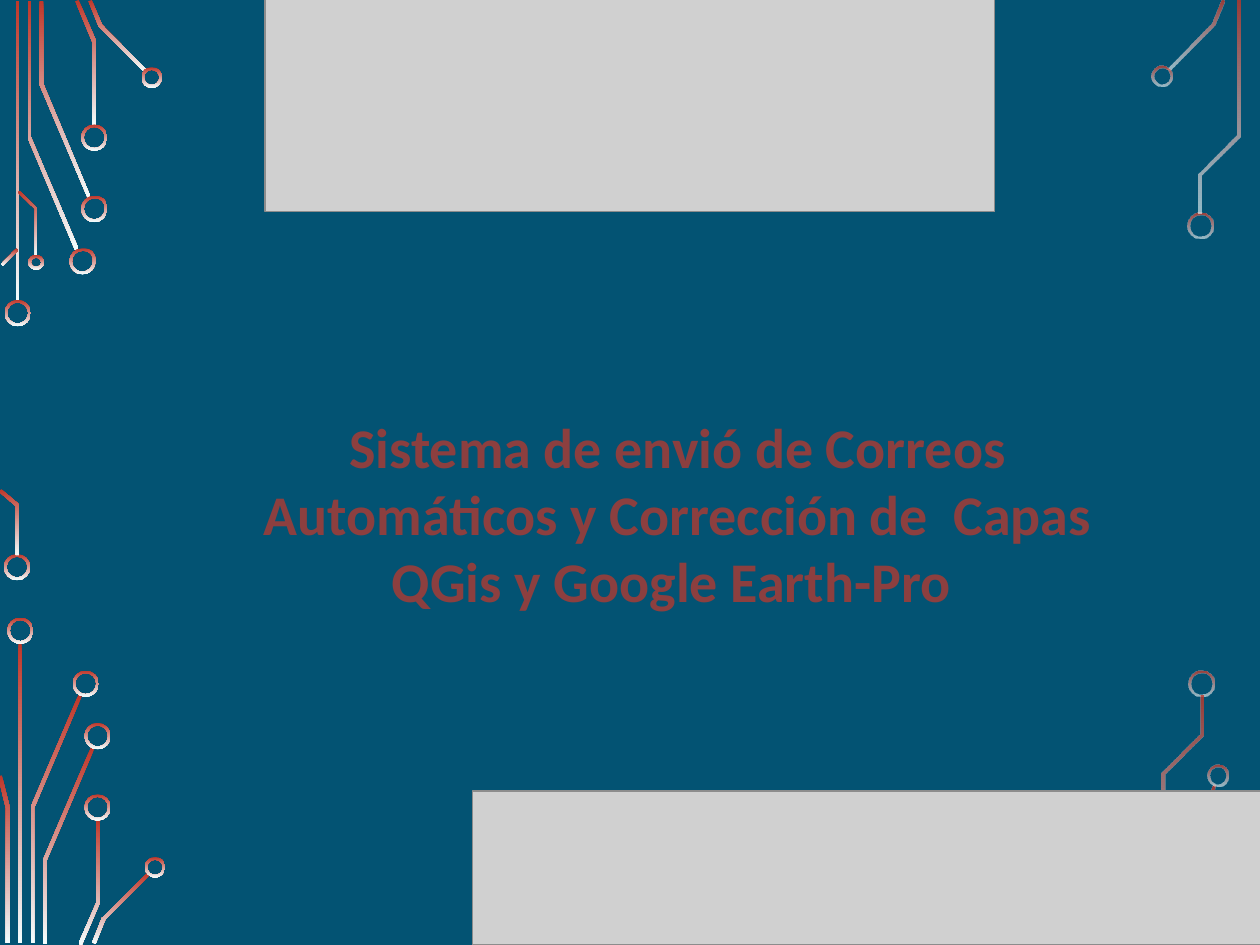
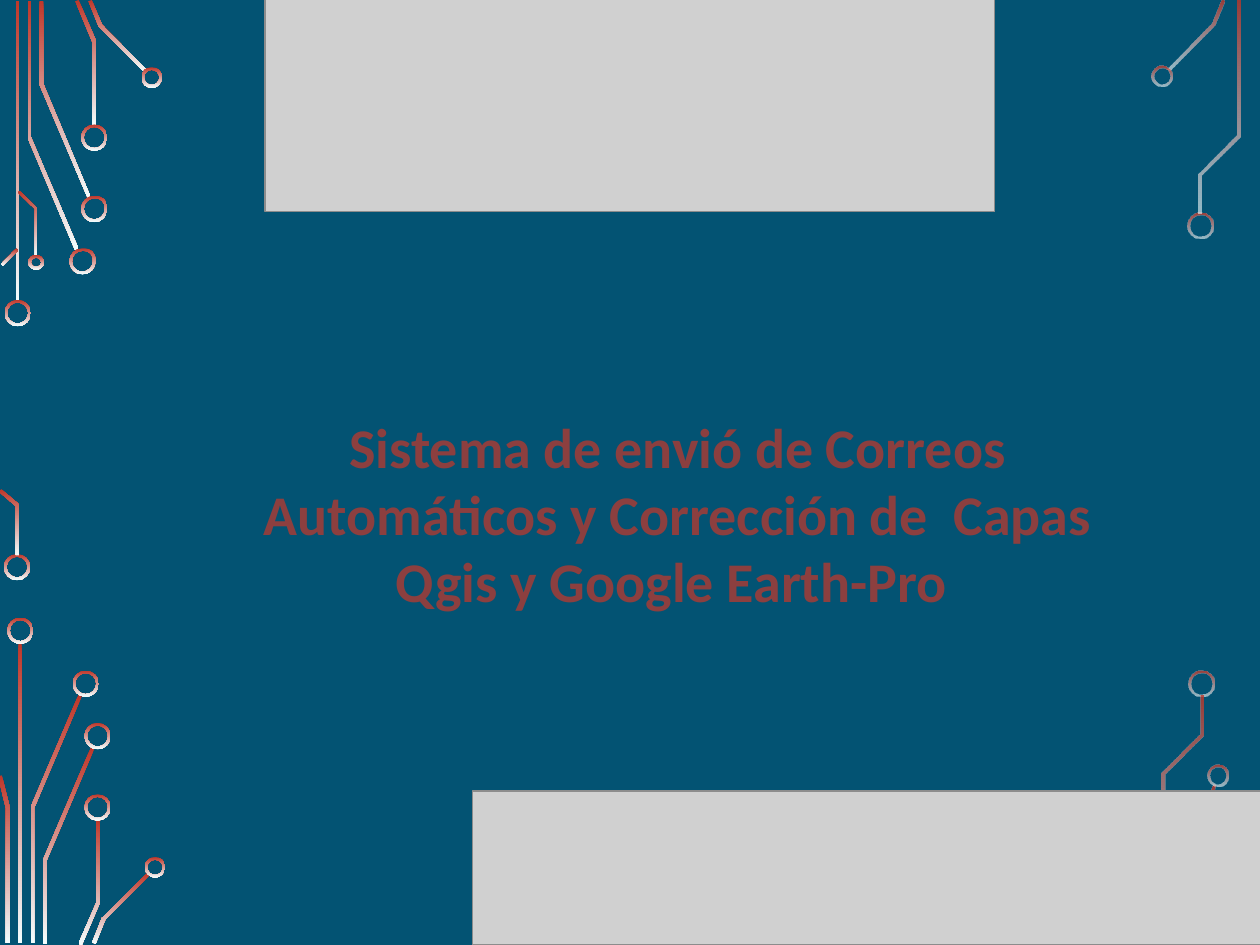
Before and after one commit to GENAROENZO/Practicas-Profesionales-, a slide deck: slide 1 of 1-Archivos Practicas Profecionales/3-Documentos a Presentar/Practicas Profecionales Final.pptx. Drawn at 1260x945 pixels with LibreOffice and Linux fonts; fonts in the diff are those of the drawing; grey boxes stand for pictures; background and template pictures are left out. Boxes give left, top, right and bottom in pixels: in the first picture for what was removed or moved away, otherwise in the second. Text is boxed around its words. In the diff, an @@ line names an element or a change of style, - is before the commit and + after.

```diff
--- a/1-Archivos Practicas Profecionales/3-Documentos a Presentar/Practicas Profecionales Final.pptx
+++ b/1-Archivos Practicas Profecionales/3-Documentos a Presentar/Practicas Profecionales Final.pptx
@@ text at (264, 429, 1090, 612): text changed @@
-Sistema de envió de Correos Automáticos y Corrección de Capas QGis y Google Earth-Pro
+Sistema de envió de Correos Automáticos y Corrección de Capas Qgis y Google Earth-Pro
```
Also in this commit, not shown: 1 other slide changed, 4 slides added, 37 other files.
